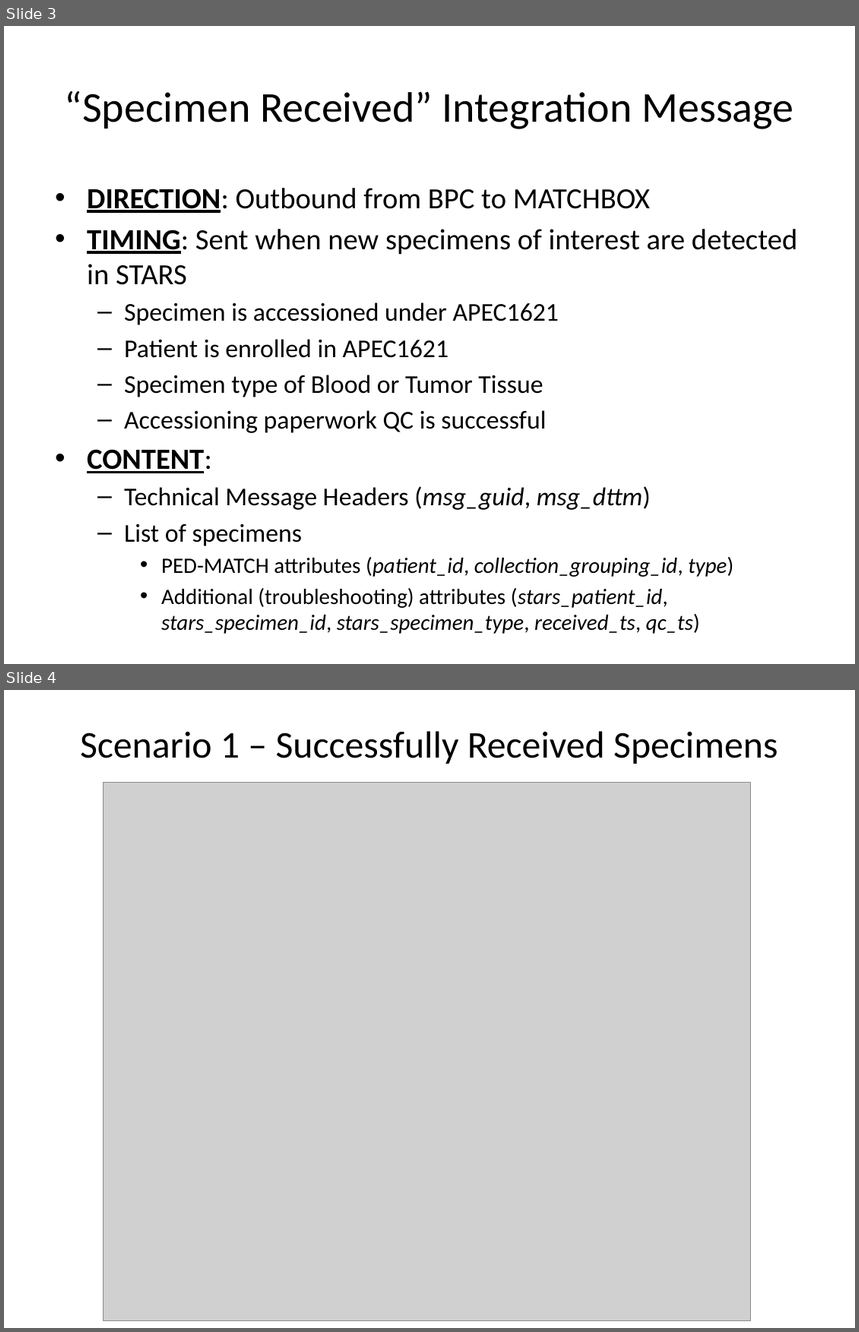
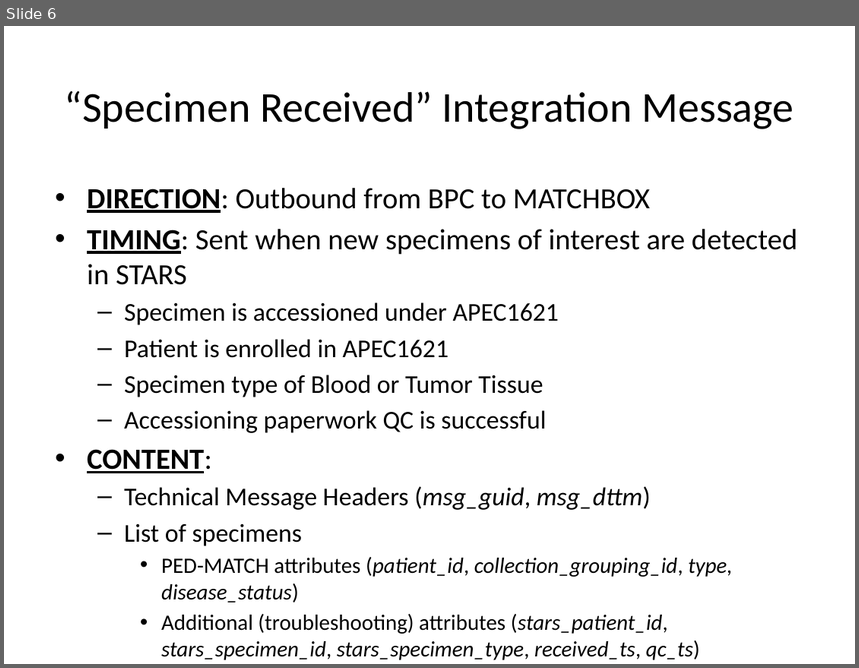
Before and after one commit to NCH-BPC-Informatics/pedmatch-arch-docs, a slide deck: NCH-PEDMATCH - Integration Walkthrough.pptx. Shown one above the other, each under a label of ours: slides 3 and 4 before the commit, slide 6 after it. The pictures are 859x1332 and 859x668 pixels, drawn with LibreOffice and Linux fonts; fonts in the diff are those of the drawing; grey boxes stand for pictures. Boxes give left, top, right and bottom in pixels: in the first picture for what was removed or moved away, otherwise in the second. Text is boxed around its words. In the diff, an @@ line names an element or a change of style, - is before the commit and + after.

Commit message:
Revisions per HLD re: tracking specimen disease status

```diff
--- a/NCH-PEDMATCH - Integration Walkthrough.pptx
+++ b/NCH-PEDMATCH - Integration Walkthrough.pptx
@@ slide 4 removed at [4,690,855,1328], background #FFFFFF @@
@@ title removed at [80,731,778,764] @@
-Scenario 1 – Successfully Received Specimens
@@ picture removed at [104,782,750,1321] @@
@@ what was slide 3 is now slide 6 @@
@@ slide 6 changed as well @@
@@ text at [161,557,732,603]: text changed @@
-    • PED-MATCH attributes (patient_id, collection_grouping_id, type)
+    • PED-MATCH attributes (patient_id, collection_grouping_id, type, disease_status)
```
Also in this commit, not shown: 2 other slides changed, 4 slides added, 3 other slides removed, 3 other files.
